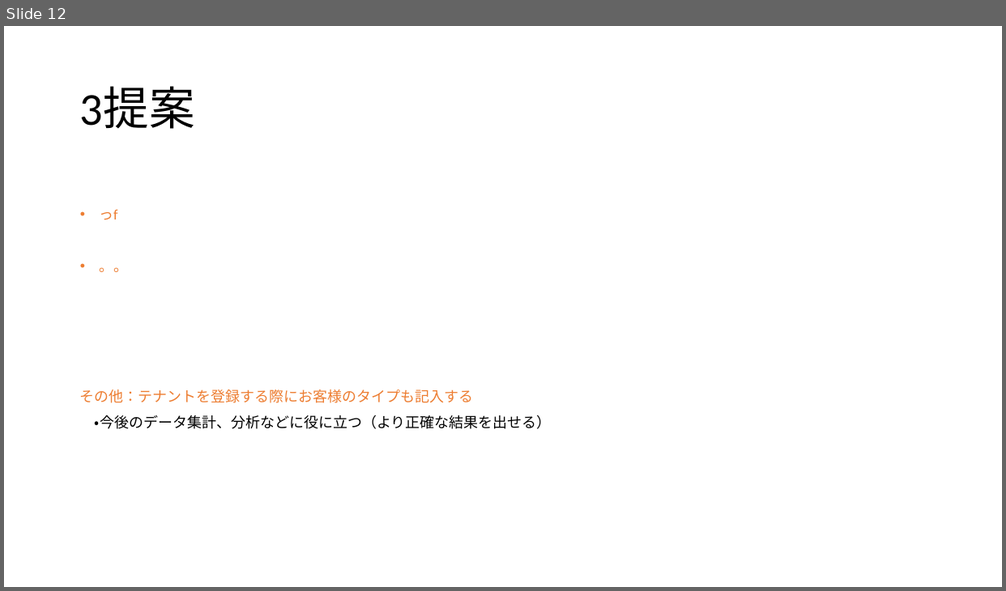
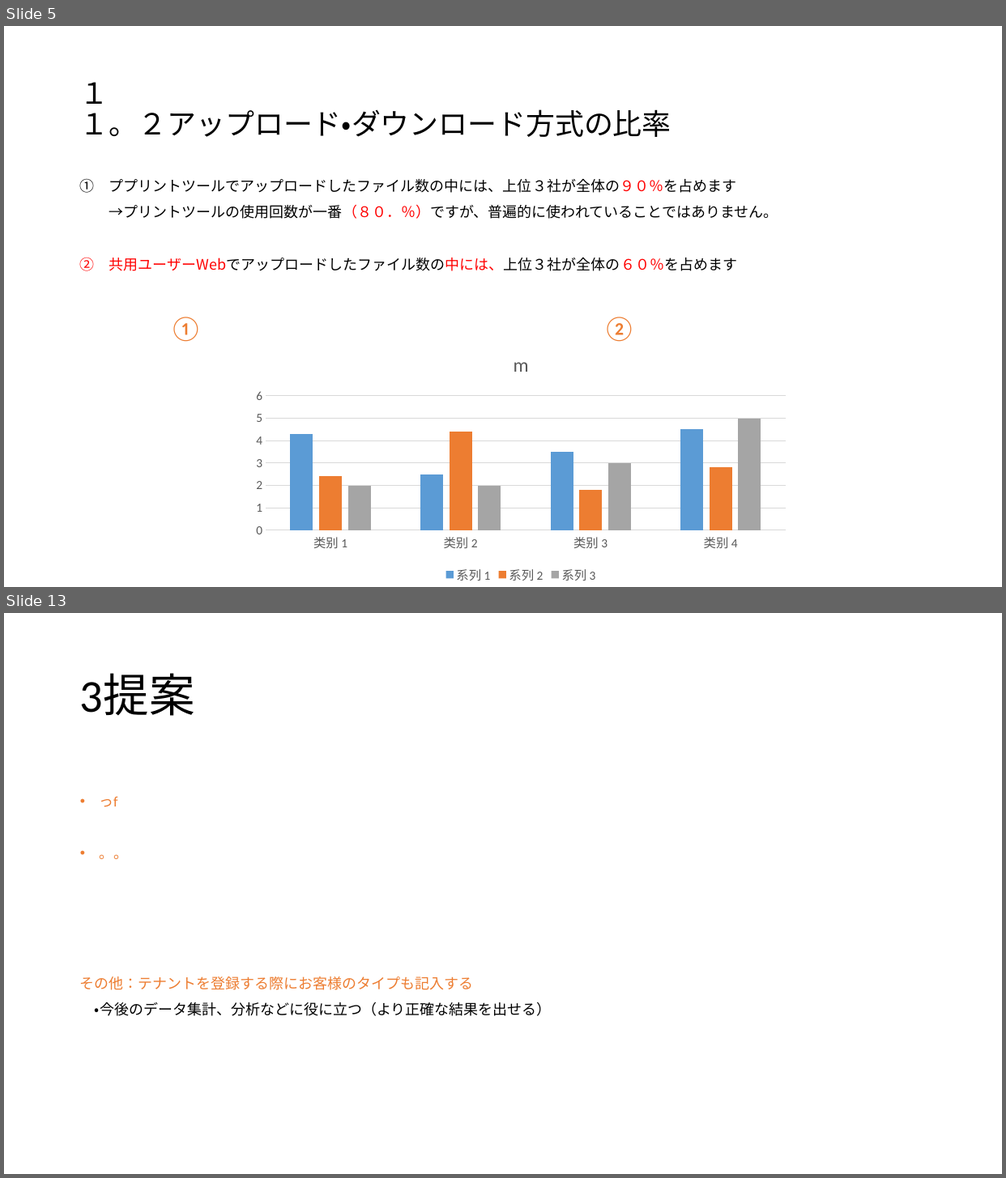
Before and after one commit to satiez/test, a slide deck: 報告.pptx. Shown one above the other, each under a label of ours: slide 12 before the commit, slides 5 and 13 after it; the slides between them are not shown. The pictures are 1006x591 and 1006x1178 pixels, drawn with LibreOffice and Linux fonts; fonts in the diff are those of the drawing. Boxes give left, top, right and bottom in pixels: in the first picture for what was removed or moved away, otherwise in the second. Text is boxed around its words. In the diff, an @@ line names an element or a change of style, - is before the commit and + after.

```diff
--- a/報告.pptx
+++ b/報告.pptx
@@ slide 5 added at [4, 26, 1002, 587], background #FFFFFF @@
@@ title added at [80, 82, 671, 137], 28 pt, text #000000 @@
+１
+１。２アップロード・ダウンロード方式の比率
@@ text added at [80, 179, 778, 271], 14 pt, text #000000 @@
+① ププリントツールでアップロードしたファイル数の中には、上位３社が全体の９０％を占めます
+→プリントツールの使用回数が一番（８０．％）ですが、普遍的に使われていることではありません。
+② 共用ユーザーWebでアップロードしたファイル数の中には、上位３社が全体の６０％を占めます
@@ text added at [169, 317, 202, 342], 24 pt, text #ED7D31 @@
+①
@@ text added at [603, 317, 636, 342], 24 pt, text #ED7D31 @@
+②
@@ column chart added at [245, 339, 797, 587] @@
+title "m "
+categories: 类别 1, 类别 2, 类别 3, 类别 4
+系列 1: 4.3, 2.5, 3.5, 4.5
+系列 2: 2.4, 4.4, 1.8, 2.8
+系列 3: 2, 2, 3, 5
@@ what was slide 12 is now slide 13 @@
```
Also in this commit, not shown: 9 slides changed, 2 other slides added, 2 slides removed.
